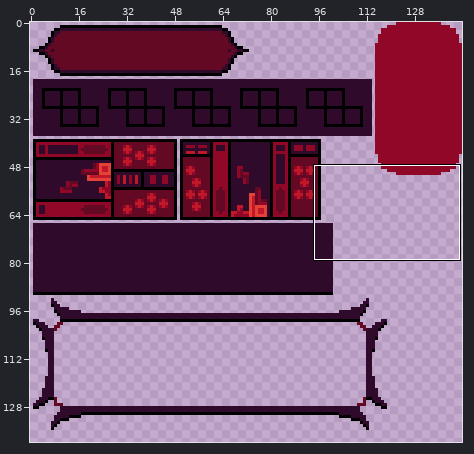
One commit to this sprite sheet: Assets/Sprites/UIElements.png. The first picture is a wide view before the edit; the outline marks the close-up.
Close-up. The starting point:
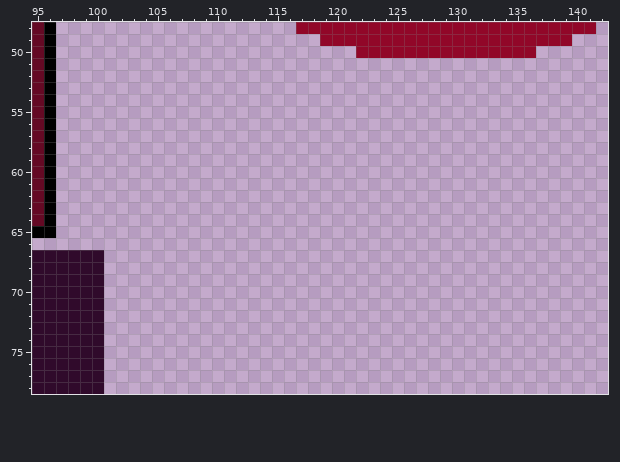
The file is 144x144 pixels. Shown: x 95..142, y 48..78. The wide view leaves out empty margins.
Once edited:
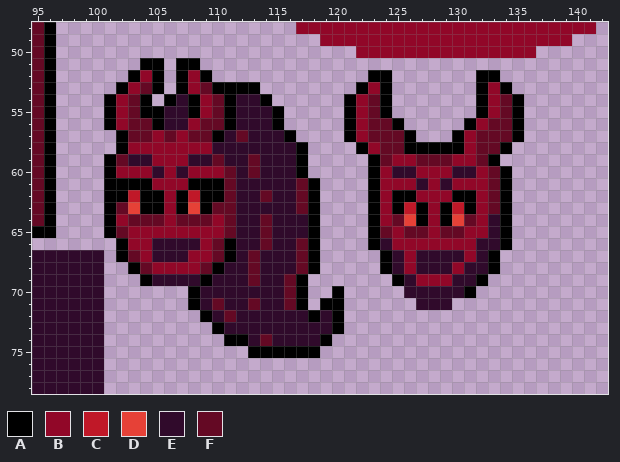
Palette (. is transparent): A #000000  B #910728  C #c01828  D #e64137  E #300a2b  F #640924
Changes in this commit:
{"y":51,"x":104,"old":"..","new":"AA"}
{"y":51,"x":107,"old":"..","new":"AA"}
{"y":52,"x":103,"old":"...","new":"ABA"}
{"y":52,"x":107,"old":"...","new":"ABA"}
{"y":52,"x":123,"old":"..","new":"AA"}
{"y":52,"x":132,"old":"..","new":"AA"}
{"y":53,"x":102,"old":"....","new":"ABFA"}
{"y":53,"x":107,"old":".......","new":"ABFAAAA"}
{"y":53,"x":122,"old":"...","new":"ABA"}
{"y":53,"x":132,"old":"...","new":"ABA"}
{"y":54,"x":101,"old":"....","new":"ABFA"}
{"y":54,"x":106,"old":".........","new":"AEABFAEEA"}
{"y":54,"x":121,"old":"....","new":"ABFA"}
{"y":54,"x":132,"old":"....","new":"ABFA"}
{"y":55,"x":101,"old":"...............","new":"ABFAAEEABFAEEEA"}
{"y":55,"x":121,"old":"....","new":"ABFA"}
{"y":55,"x":132,"old":"....","new":"ABFA"}
{"y":56,"x":101,"old":"...............","new":"ABFFAEEBFFAEEEA"}
{"y":56,"x":121,"old":".....","new":"ABFFA"}
{"y":56,"x":131,"old":".....","new":"ABFFA"}
{"y":57,"x":102,"old":"...............","new":"AFFBFBFFAEFEEEA"}
{"y":57,"x":121,"old":"......","new":"ABFFFA"}
{"y":57,"x":130,"old":"......","new":"ABFFFA"}
{"y":58,"x":102,"old":"................","new":"ABBBBBBBEEEEEEEA"}
{"y":58,"x":122,"old":".............","new":"ABFFAAAAABFFA"}
{"y":59,"x":101,"old":".................","new":"AFEEBBBEEFEEFEEEA"}
{"y":59,"x":123,"old":"...........","new":"AFBBFFFBBFA"}
{"y":60,"x":101,"old":".................","new":"ABBBEBEBBBFEFEEEA"}
{"y":60,"x":123,"old":"............","new":"ABEEBBBEEBFA"}
{"y":61,"x":101,"old":"..................","new":"AAAABBBAAAFEEEEEFA"}
{"y":61,"x":123,"old":"............","new":"ABBBEBEBBBFA"}
{"y":62,"x":101,"old":"..................","new":"AACAABACAAFEEFEEFA"}
{"y":62,"x":123,"old":"............","new":"ABAABBBAABFA"}
{"y":63,"x":101,"old":"..................","new":"AFDAABADAFFEEEEEFA"}
{"y":63,"x":123,"old":"............","new":"ABACABACABFA"}
{"y":64,"x":101,"old":"..................","new":"ABFFFBFFFBFEEFEEEA"}
{"y":64,"x":123,"old":"............","new":"ABFDABADFBEA"}
{"y":65,"x":101,"old":"..................","new":"AFBBBBBBBBFEEFEEEA"}
{"y":65,"x":123,"old":"............","new":"AFBFFBFFBBEA"}
{"y":66,"x":102,"old":".................","new":"ABBEEEEBFAEEFEEFA"}
{"y":66,"x":123,"old":"............","new":"AEBBBBBBBEEA"}
{"y":67,"x":102,"old":".................","new":"AFBEEEBBFAEFEEEFA"}
{"y":67,"x":124,"old":"..........","new":"AEBEEEEBEA"}
{"y":68,"x":103,"old":"................","new":"AFBBBBFAEEFEEEFA"}
{"y":68,"x":124,"old":"..........","new":"AEBEEEBEEA"}
{"y":69,"x":104,"old":"..............","new":"AEEEEAEEEFEEFA"}
{"y":69,"x":125,"old":"........","new":"AEBBBEEA"}
{"y":70,"x":108,"old":"..........","new":"AEEEEEEEFA"}
{"y":70,"x":120,"old":".","new":"A"}
{"y":70,"x":126,"old":"......","new":"EEEEEA"}
{"y":71,"x":108,"old":"..........","new":"AEFEEFEEFA"}
{"y":71,"x":119,"old":"..","new":"AA"}
{"y":71,"x":127,"old":"...","new":"EEE"}
{"y":72,"x":109,"old":"............","new":"AEFEEEEEEAEA"}
{"y":73,"x":110,"old":"...........","new":"AEEEEEEEEEA"}
{"y":74,"x":111,"old":".........","new":"AAEFEEEEA"}
{"y":75,"x":113,"old":"......","new":"AAAAAA"}
{"label":"added","picture_box":[104,58,524,358]}
